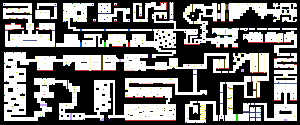
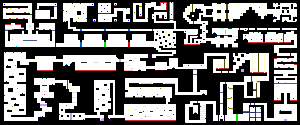
Two versions of the same layered image (300px x 125px). Layer-by-layer changes:
hid "hardmode" over [4, 4, 295, 123]
